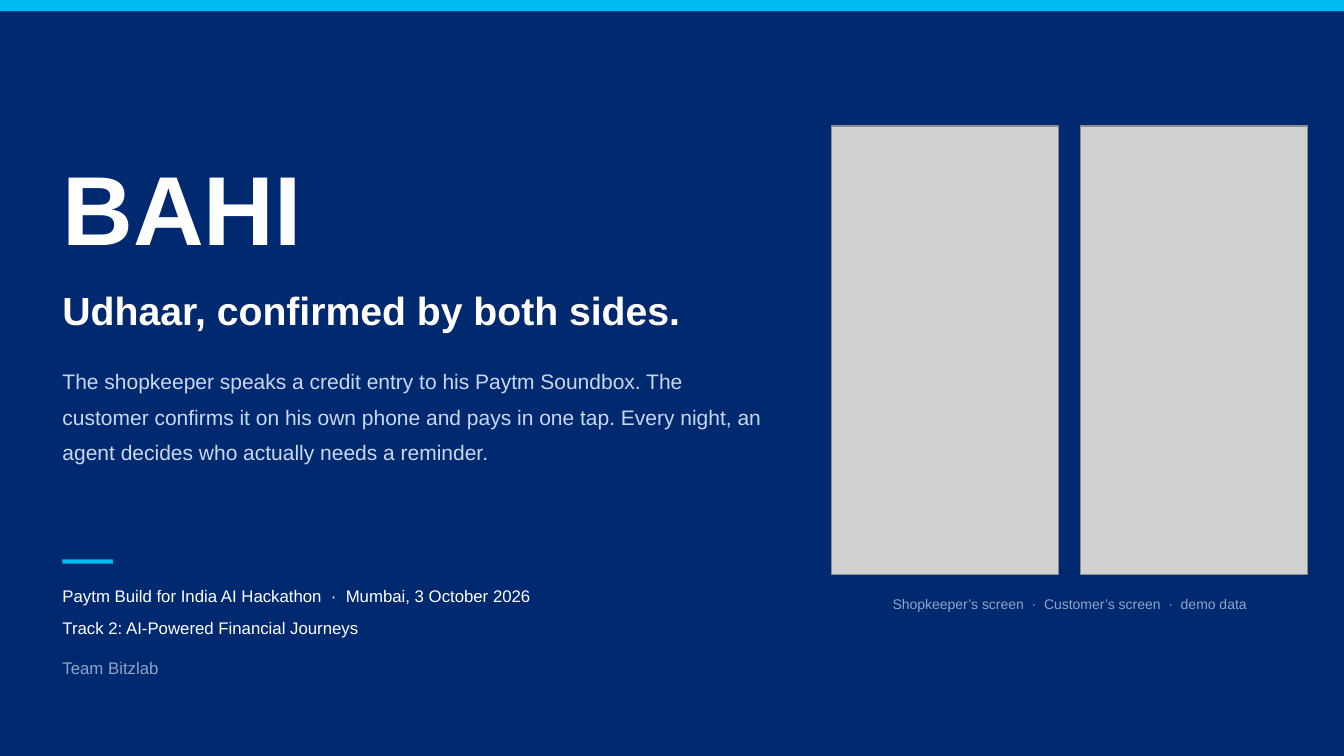
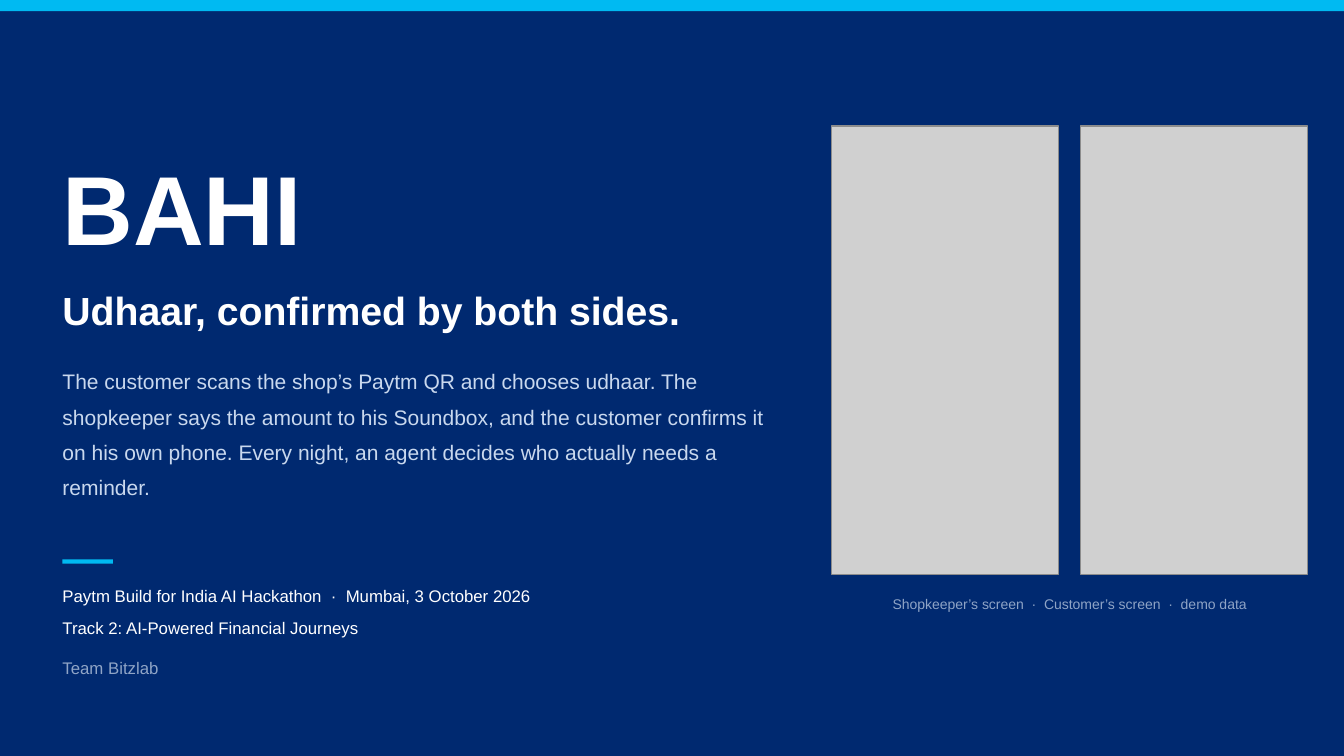
Before and after one commit to Uchiha-Itachi0/PAYTM-BAHI, a slide deck: slide 1 of docs/BAHI-Round1.pptx. Drawn at 1344x756 pixels with LibreOffice and Linux fonts; fonts in the diff are those of the drawing; grey boxes stand for pictures. Boxes give left, top, right and bottom in pixels: in the first picture for what was removed or moved away, otherwise in the second. Text is boxed around its words. In the diff, an @@ line names an element or a change of style, - is before the commit and + after.

```diff
--- a/docs/BAHI-Round1.pptx
+++ b/docs/BAHI-Round1.pptx
@@ text at bbox=[62, 373, 763, 495]: text changed @@
-The shopkeeper speaks a credit entry to his Paytm Soundbox. The customer confirms it on his own phone and pays in one tap. Every night, an agent decides who actually needs a reminder.
+The customer scans the shop’s Paytm QR and chooses udhaar. The shopkeeper says the amount to his Soundbox, and the customer confirms it on his own phone. Every night, an agent decides who actually needs a reminder.
```
Also in this commit, not shown: 4 other slides changed, 10 other files.
